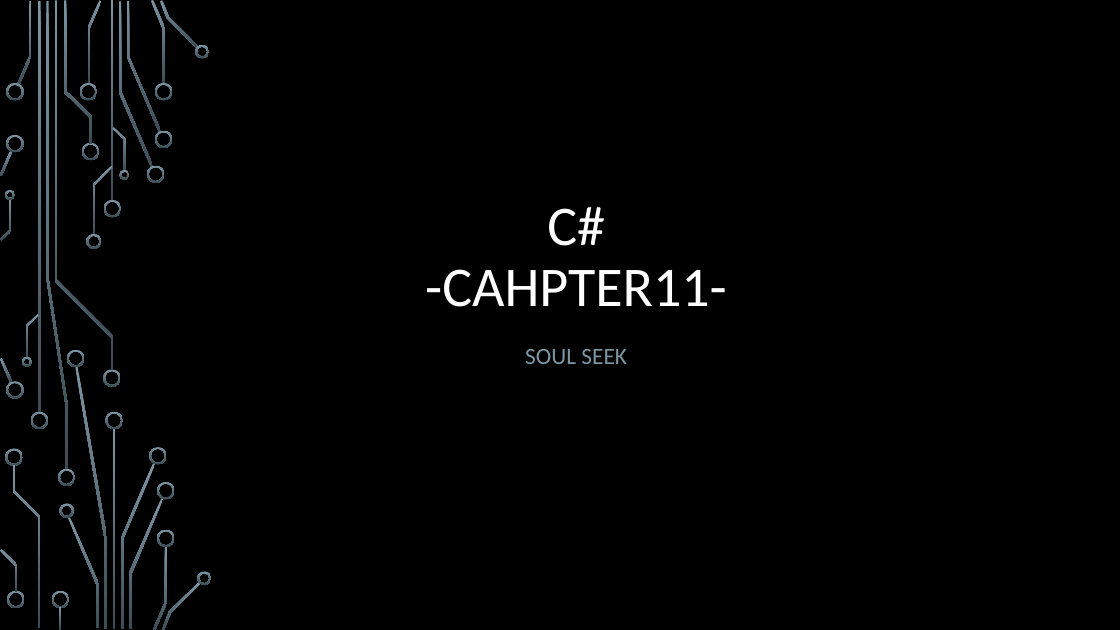
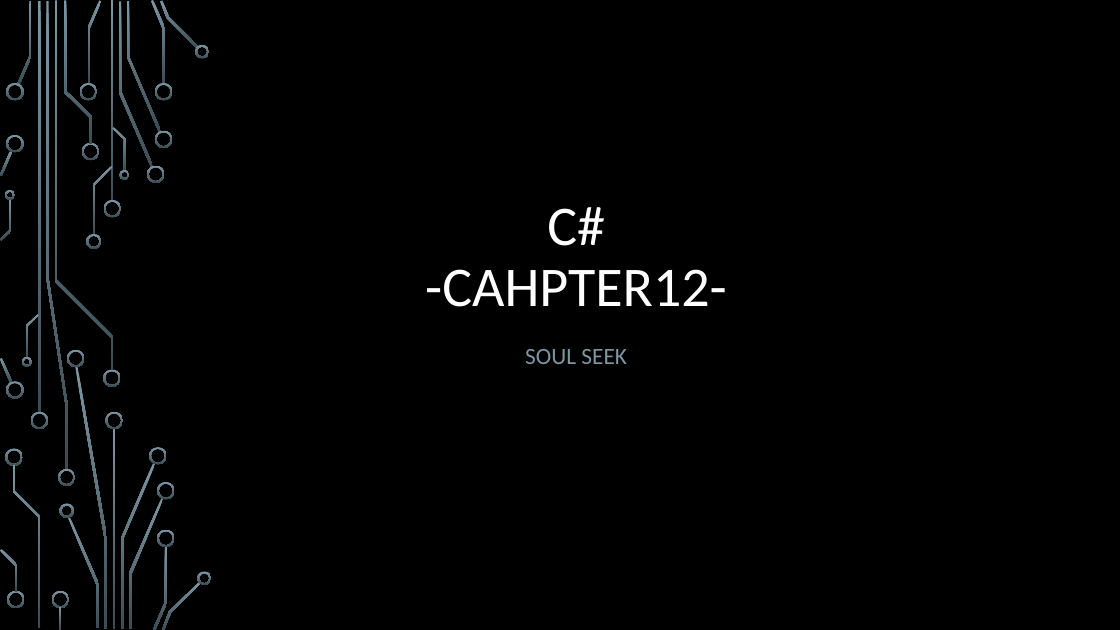
Before and after one commit to assassin4613/CShap, a slide deck: slide 1 of C#_Chapter_12.pptx. Drawn at 1120x630 pixels with LibreOffice and Linux fonts; fonts in the diff are those of the drawing; background and template pictures are left out. Boxes give left, top, right and bottom in pixels: in the first picture for what was removed or moved away, otherwise in the second. Text is boxed around its words. In the diff, an @@ line names an element or a change of style, - is before the commit and + after.

```diff
--- a/C#_Chapter_12.pptx
+++ b/C#_Chapter_12.pptx
@@ title at (425, 207, 727, 307): text changed @@
-C#
--CAHPTER11-
+C#
+-CAHPTER12-
```
Also in this commit, not shown: 1 other slide changed, 5 slides added.
